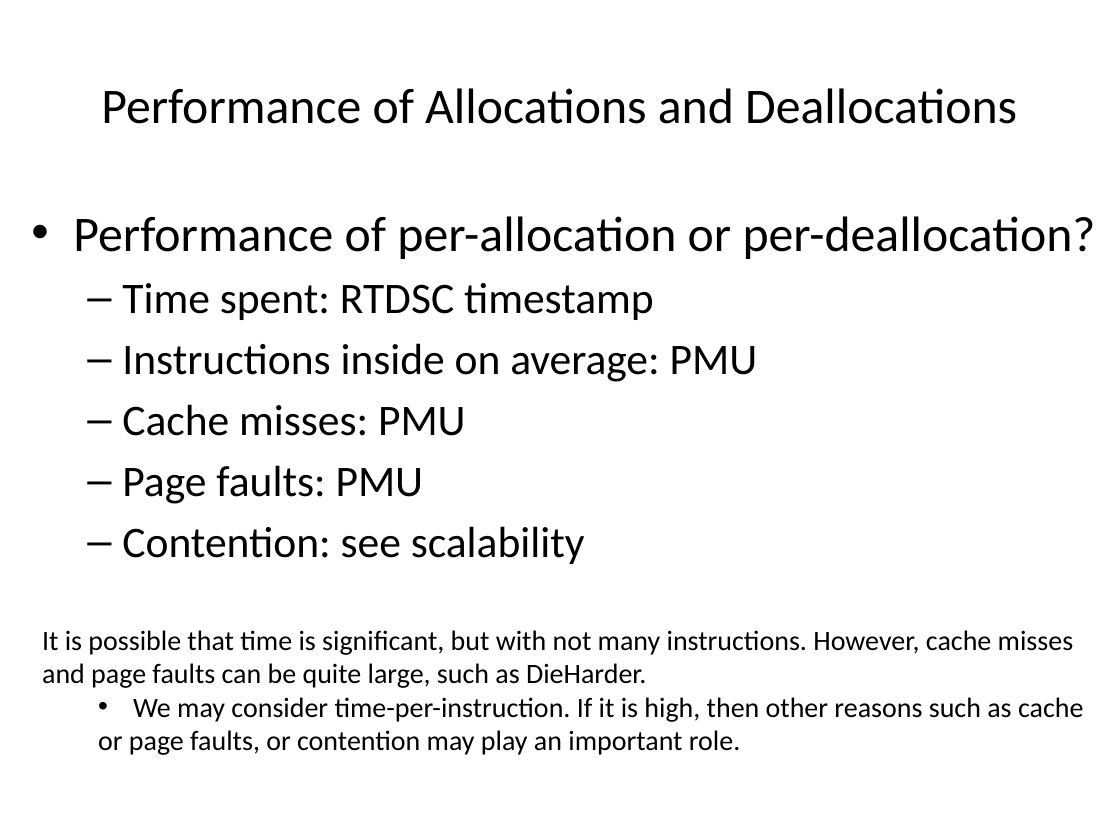
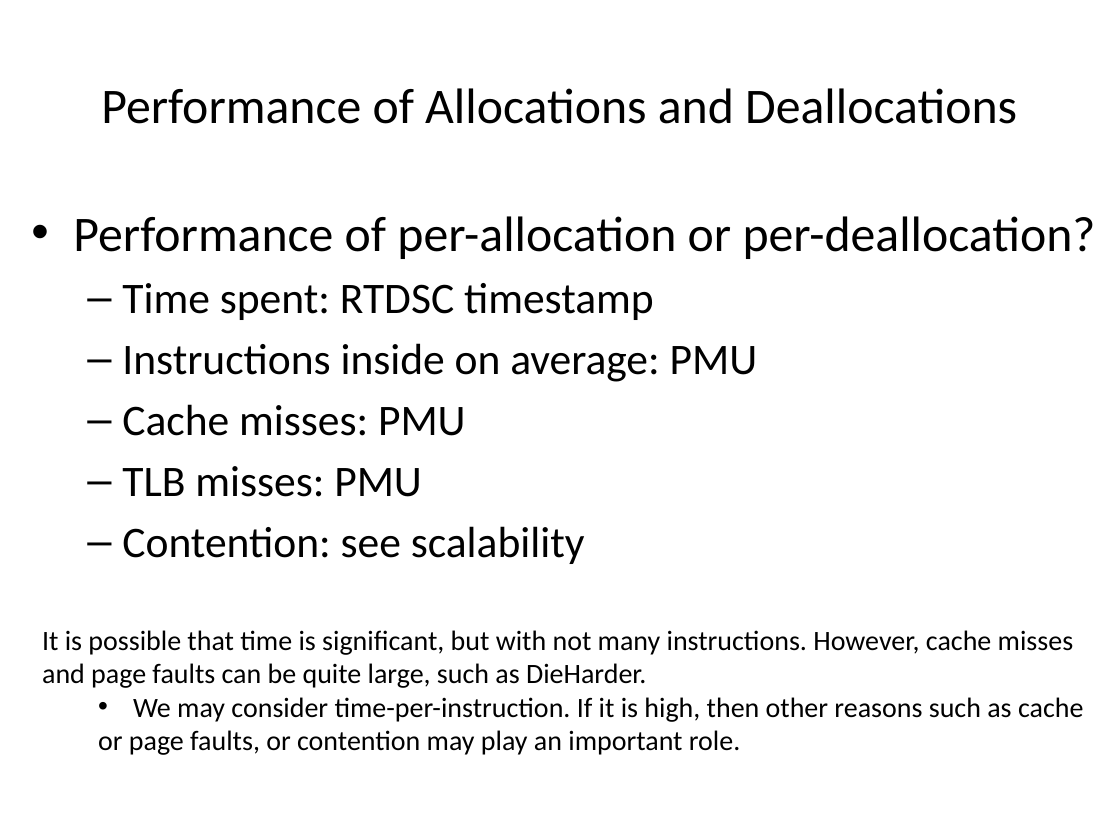
Before and after one commit to UTSASRG/MemPerf-Pro, a slide deck: slide 3 of AllocatorProfiler.pptx. Drawn at 1120x840 pixels with LibreOffice and Linux fonts; fonts in the diff are those of the drawing. Boxes give left, top, right and bottom in pixels: in the first picture for what was removed or moved away, otherwise in the second. Text is boxed around its words. In the diff, an @@ line names an element or a change of style, - is before the commit and + after.

```diff
--- a/AllocatorProfiler.pptx
+++ b/AllocatorProfiler.pptx
@@ text at (122, 466, 422, 497): text changed @@
-  – Page faults: PMU
+  – TLB misses: PMU
```
Also in this commit, not shown: 4 other slides changed.
